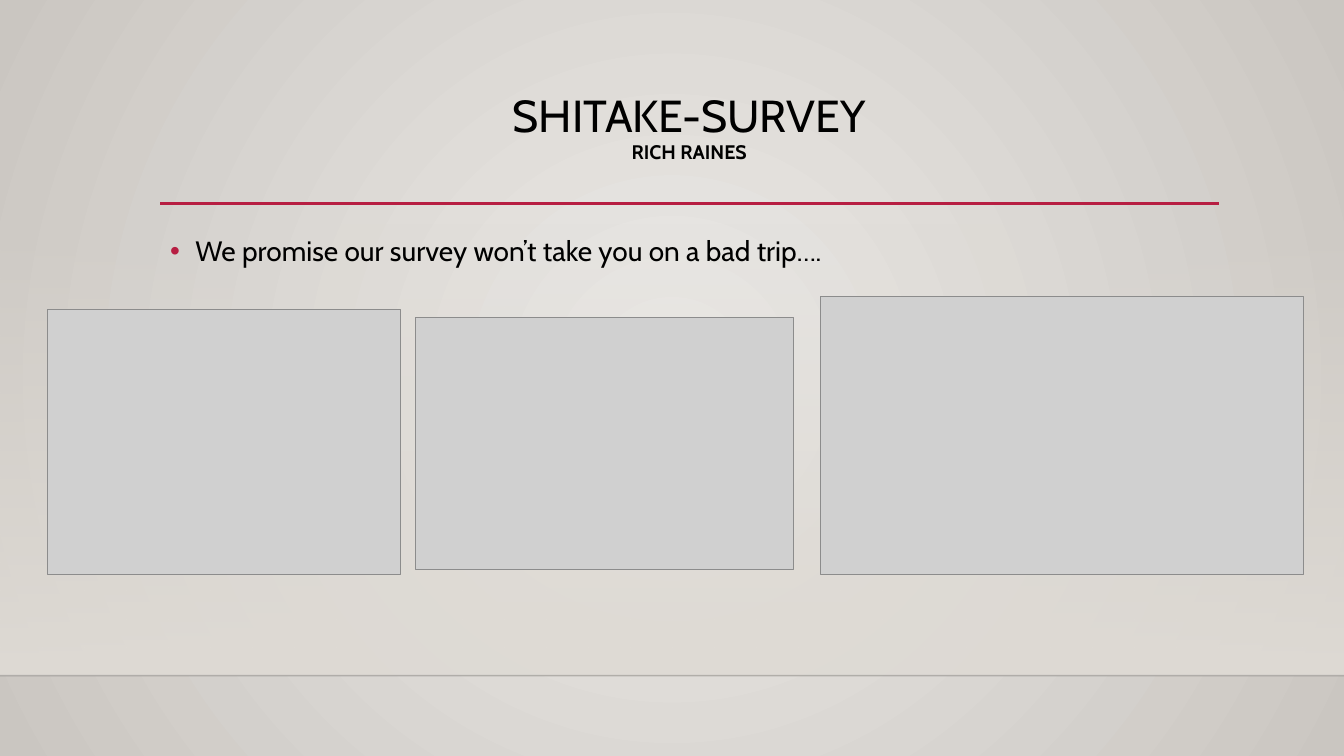
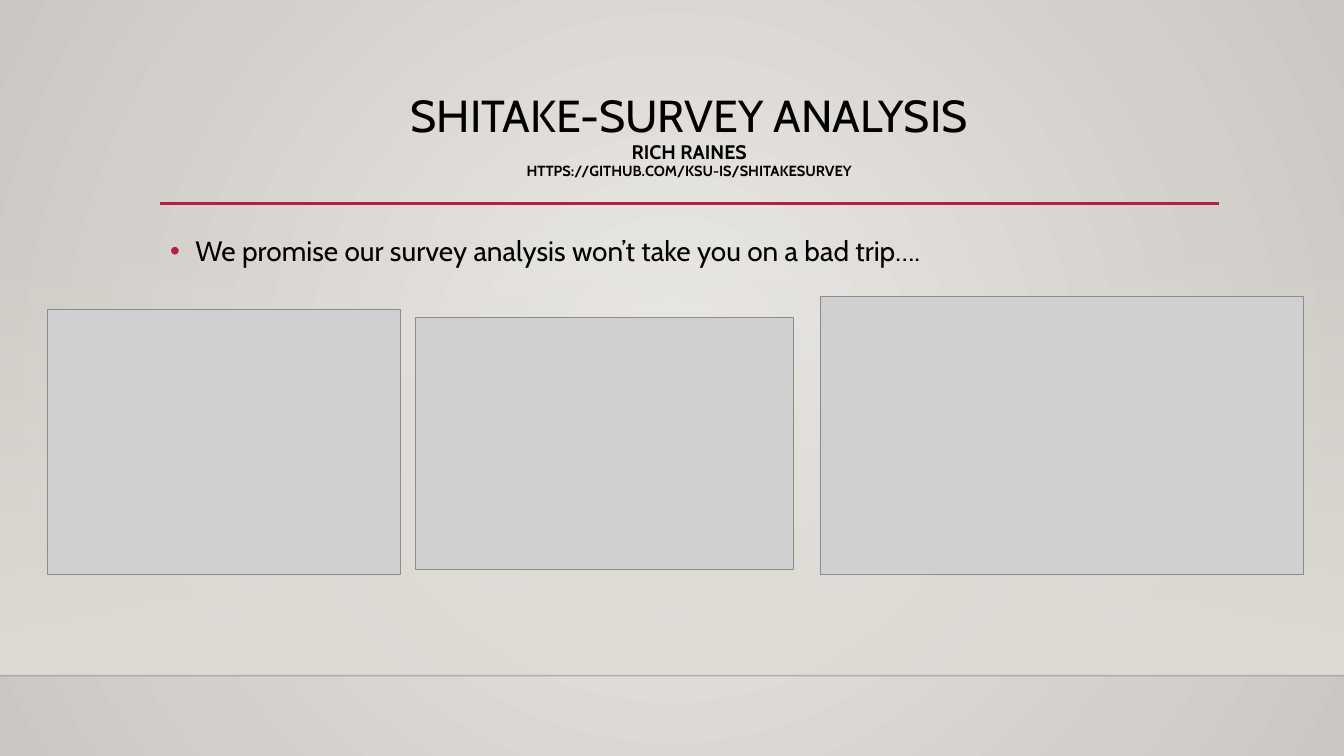
Before and after one commit to ksu-is/ShitakeSurvey, a slide deck: slide 1 of Shitake-Survey.pptx. Drawn at 1344x756 pixels with LibreOffice and Linux fonts; fonts in the diff are those of the drawing; grey boxes stand for pictures; background and template pictures are left out. Boxes give left, top, right and bottom in pixels: in the first picture for what was removed or moved away, otherwise in the second. Text is boxed around its words. In the diff, an @@ line names an element or a change of style, - is before the commit and + after.

```diff
--- a/Shitake-Survey.pptx
+++ b/Shitake-Survey.pptx
@@ title at [410,100,968,178]: text changed; size 32 to 10.5 pt; bold on @@
-SHITAKE-SURVEY
-RICH RAINES
+SHITAKE-SURVEY ANALYSIS
+RICH RAINES
+HTTPS://GITHUB.COM/KSU-IS/SHITAKESURVEY
@@ text at [195,240,920,268]: text changed @@
-• We promise our survey won’t take you on a bad trip….
+• We promise our survey analysis won’t take you on a bad trip….
```
